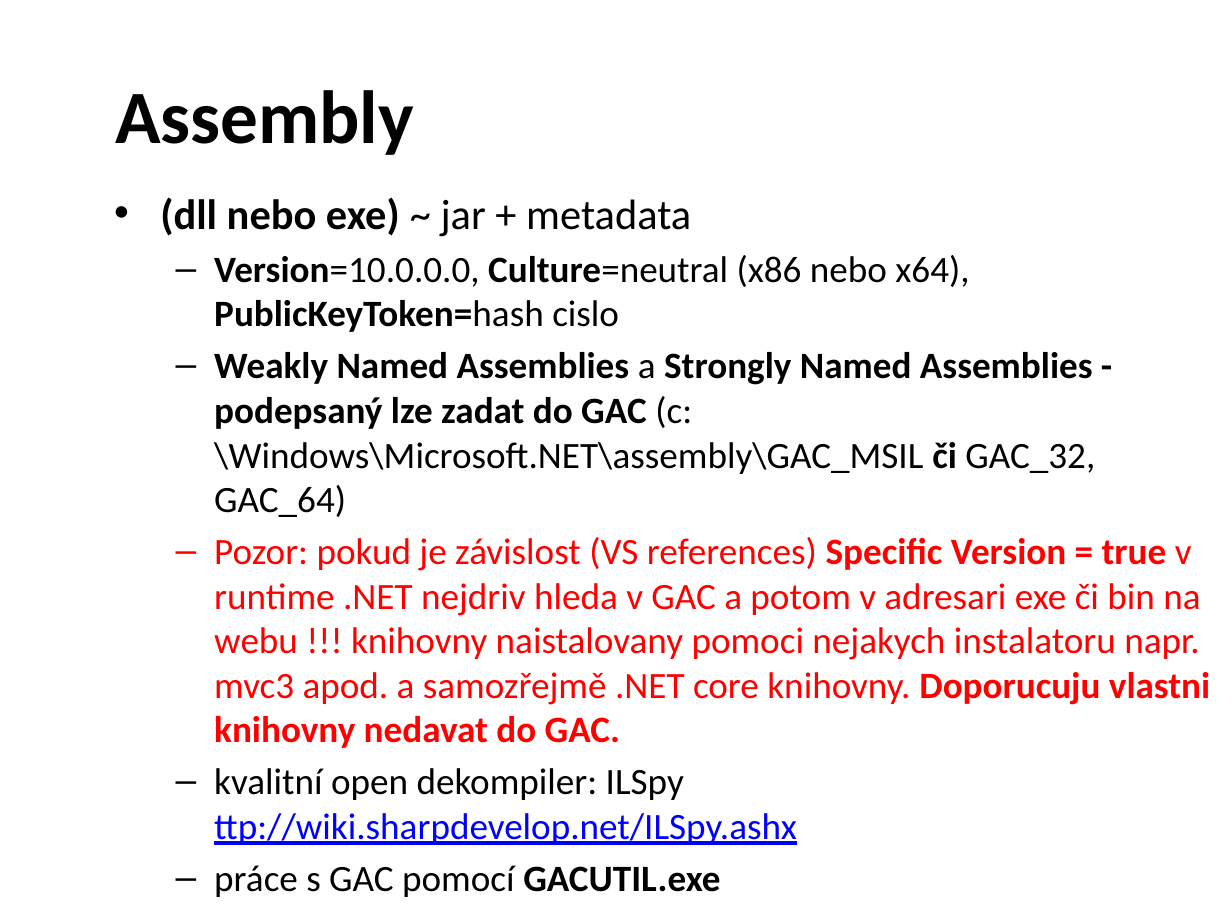
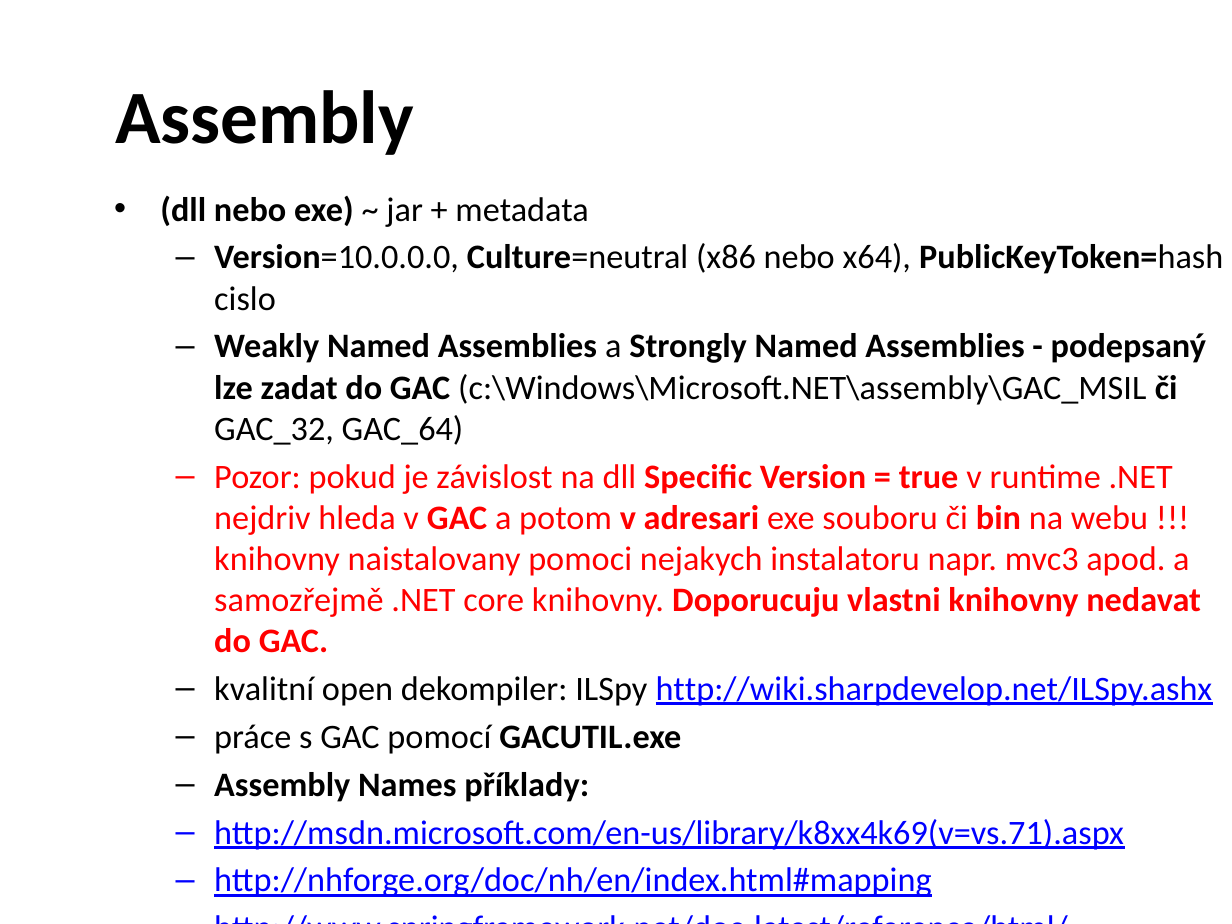
Before and after one commit to petrbalat/Skoleni-Csharp-NET, a slide deck: slide 4 of prezentace.pptx. Drawn at 1232x924 pixels with LibreOffice and Linux fonts; fonts in the diff are those of the drawing; background and template pictures are left out. Boxes give left, top, right and bottom in pixels: in the first picture for what was removed or moved away, otherwise in the second. Text is boxed around its words. In the diff, an @@ line names an element or a change of style, - is before the commit and + after.

```diff
--- a/prezentace.pptx
+++ b/prezentace.pptx
@@ text at (160,196,1223,754): size 24.8 to 20 pt in "(dll nebo exe) ~ jar + metadata"; size 21.7 to 20 pt in "Version=10.0.0.0, Culture=neutral (x86 nebo x64), PublicKeyT ...", "Weakly Named Assemblies a Strongly Named Assemblies ...", "práce s GAC pomocí GACUTIL.exe" @@
@@ text at (214,464,1212,706): text changed; size 21.7 to 20 pt @@
-  – Pozor: pokud je závislost (VS references) Specific Version = true v runtime .NET nejdriv hleda v GAC a potom v adresari exe či bin na webu !!! knihovny naistalovany pomoci nejakych instalatoru napr. mvc3 apod. a samozřejmě .NET core knihovny. Doporucuju vlastni knihovny nedavat do GAC.
-  – kvalitní open dekompiler: ILSpy ttp://wiki.sharpdevelop.net/ILSpy.ashx
+  – Pozor: pokud je závislost na dll Specific Version = true v runtime .NET nejdriv hleda v GAC a potom v adresari exe souboru či bin na webu !!! knihovny naistalovany pomoci nejakych instalatoru napr. mvc3 apod. a samozřejmě .NET core knihovny. Doporucuju vlastni knihovny nedavat do GAC.
+  – kvalitní open dekompiler: ILSpy http://wiki.sharpdevelop.net/ILSpy.ashx
@@ text at (214,772,1124,897): paragraphs added @@
+  – Assembly Names příklady:
+  – http://msdn.microsoft.com/en-us/library/k8xx4k69(v=vs.71).aspx
+  – http://nhforge.org/doc/nh/en/index.html#mapping
+  – http://www.springframework.net/doc-latest/reference/html/objects.html#objects-configuration-metadata
```
Also in this commit, not shown: 6 other slides changed, 4 slides added, 2 other files.
